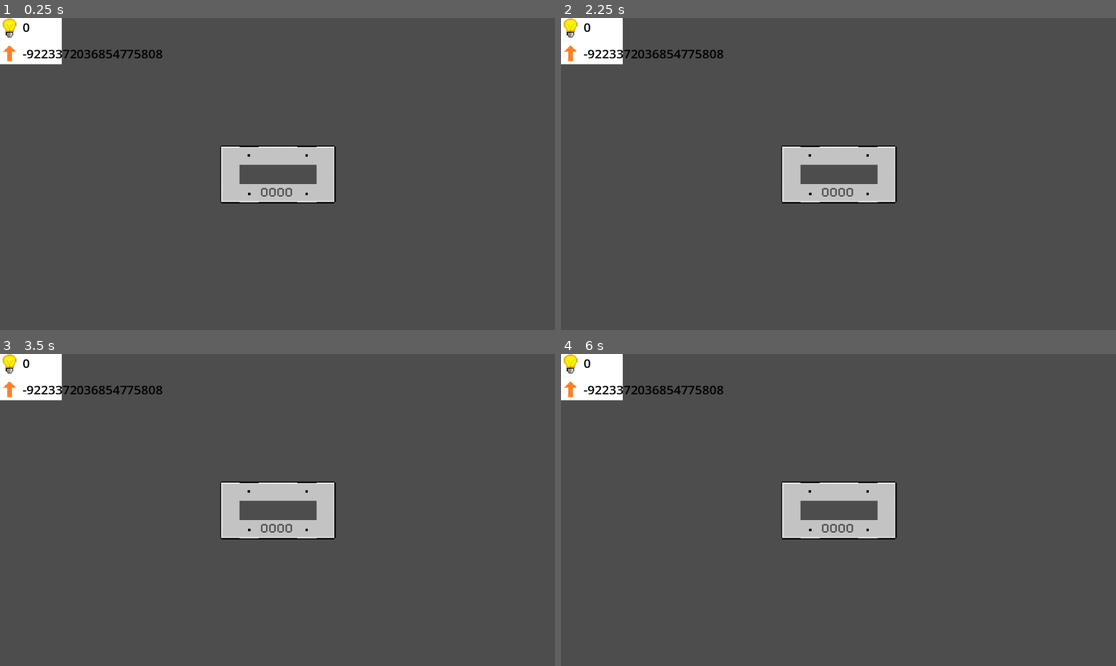
Above: before the commit, frames 1-4 (two rows, left to right).
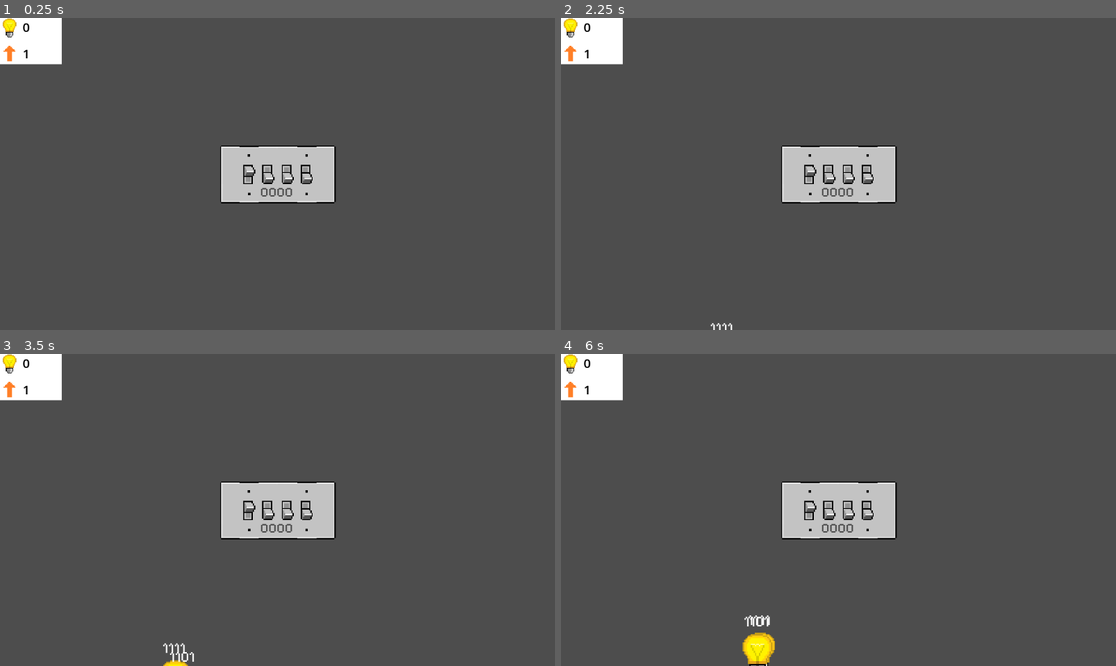
Above: after the commit, the same moments.

Repository: Xtrrae/switch-defense
Game: Godot game, scene res://scenes/game.tscn
The game is run twice, just before and just after one commit, with the same random seed, the same clock (stepped at 60 frames per second) and the same inputs.
Inputs:
- Up to frame 1 (0.25 s): no input
- Up to frame 2 (2.25 s): tap Enter at 0.5, 2 s; tap Space at 1.25 s
- Up to frame 3 (3.5 s): no input
- Up to frame 4 (6 s): no input

The runs differ from the first frame. In frame 1, 1.1% of the frame differs, in the area x 4-58%, y 10-54%; in frame 2, 1.2%; in frame 3, 1.3%; in frame 4, 1.8%, in the area x 4-58%, y 10-100%.

Commit message:
resolved issues

Diff:
--- a/switch-defence/scenes/input.tscn
+++ b/switch-defence/scenes/input.tscn
@@ -60,6 +60,127 @@
 sources/0 = SubResource("TileSetAtlasSource_ovd13")
 sources/1 = SubResource("TileSetAtlasSource_2f4ux")
 
+[sub_resource type="AtlasTexture" id="AtlasTexture_8p10g"]
+atlas = ExtResource("3_8p10g")
+region = Rect2(112, 0, 16, 16)
+
+[sub_resource type="AtlasTexture" id="AtlasTexture_2f4ux"]
+atlas = ExtResource("3_8p10g")
+region = Rect2(32, 0, 16, 16)
+
+[sub_resource type="AtlasTexture" id="AtlasTexture_db1xo"]
+atlas = ExtResource("3_8p10g")
+region = Rect2(48, 0, 16, 16)
+
+[sub_resource type="AtlasTexture" id="AtlasTexture_dnxrp"]
+atlas = ExtResource("3_8p10g")
+region = Rect2(64, 0, 16, 16)
+
+[sub_resource type="AtlasTexture" id="AtlasTexture_202w0"]
+atlas = ExtResource("3_8p10g")
+region = Rect2(80, 0, 16, 16)
+
+[sub_resource type="AtlasTexture" id="AtlasTexture_01jcy"]
+atlas = ExtResource("3_8p10g")
+region = Rect2(96, 0, 16, 16)
+
+[sub_resource type="AtlasTexture" id="AtlasTexture_e8l08"]
+atlas = ExtResource("3_8p10g")
+region = Rect2(112, 0, 16, 16)
+
+[sub_resource type="AtlasTexture" id="AtlasTexture_85lhe"]
+atlas = ExtResource("3_8p10g")
+region = Rect2(112, 0, 16, 16)
+
+[sub_resource type="AtlasTexture" id="AtlasTexture_d67dx"]
+atlas = ExtResource("3_8p10g")
+region = Rect2(96, 0, 16, 16)
+
+[sub_resource type="AtlasTexture" id="AtlasTexture_cox3s"]
+atlas = ExtResource("3_8p10g")
+region = Rect2(80, 0, 16, 16)
+
+[sub_resource type="AtlasTexture" id="AtlasTexture_1x111"]
+atlas = ExtResource("3_8p10g")
+region = Rect2(64, 0, 16, 16)
+
+[sub_resource type="AtlasTexture" id="AtlasTexture_sxn6p"]
+atlas = ExtResource("3_8p10g")
+region = Rect2(48, 0, 16, 16)
+
+[sub_resource type="AtlasTexture" id="AtlasTexture_m13mw"]
+atlas = ExtResource("3_8p10g")
+region = Rect2(32, 0, 16, 16)
+
+[sub_resource type="AtlasTexture" id="AtlasTexture_im1m0"]
+atlas = ExtResource("3_8p10g")
+region = Rect2(32, 0, 16, 16)
+
+[sub_resource type="SpriteFrames" id="SpriteFrames_im1m0"]
+animations = [{
+"frames": [{
+"duration": 1.0,
+"texture": SubResource("AtlasTexture_8p10g")
+}],
+"loop": true,
+"name": &"down",
+"speed": 5.0
+}, {
+"frames": [{
+"duration": 1.0,
+"texture": SubResource("AtlasTexture_2f4ux")
+}, {
+"duration": 1.0,
+"texture": SubResource("AtlasTexture_db1xo")
+}, {
+"duration": 1.0,
+"texture": SubResource("AtlasTexture_dnxrp")
+}, {
+"duration": 1.0,
+"texture": SubResource("AtlasTexture_202w0")
+}, {
+"duration": 1.0,
+"texture": SubResource("AtlasTexture_01jcy")
+}, {
+"duration": 1.0,
+"texture": SubResource("AtlasTexture_e8l08")
+}],
+"loop": false,
+"name": &"move_down",
+"speed": 20.0
+}, {
+"frames": [{
+"duration": 1.0,
+"texture": SubResource("AtlasTexture_85lhe")
+}, {
+"duration": 1.0,
+"texture": SubResource("AtlasTexture_d67dx")
+}, {
+"duration": 1.0,
+"texture": SubResource("AtlasTexture_cox3s")
+}, {
+"duration": 1.0,
+"texture": SubResource("AtlasTexture_1x111")
+}, {
+"duration": 1.0,
+"texture": SubResource("AtlasTexture_sxn6p")
+}, {
+"duration": 1.0,
+"texture": SubResource("AtlasTexture_m13mw")
+}],
+"loop": false,
+"name": &"move_up",
+"speed": 20.0
+}, {
+"frames": [{
+"duration": 1.0,
+"texture": SubResource("AtlasTexture_im1m0")
+}],
+"loop": true,
+"name": &"up",
+"speed": 5.0
+}]
+
 [node name="Input" type="StaticBody2D" unique_id=714907249]
 script = ExtResource("1_jt1lk")
 
@@ -92,4 +213,28 @@
 theme_override_font_sizes/font_size = 29
 text = "0000"
 
+[node name="Switch1" type="AnimatedSprite2D" parent="." unique_id=530033195]
+position = Vector2(-59.000004, 0.99999905)
+scale = Vector2(2.5, 2.5)
+sprite_frames = SubResource("SpriteFrames_im1m0")
+animation = &"move_down"
+
+[node name="Switch2" type="AnimatedSprite2D" parent="." unique_id=1408404227]
+position = Vector2(-19.000015, 0.999984)
+scale = Vector2(2.5, 2.5)
+sprite_frames = SubResource("SpriteFrames_im1m0")
+animation = &"move_up"
+
+[node name="Switch3" type="AnimatedSprite2D" parent="." unique_id=1489404594]
+position = Vector2(20.999987, 0.9999695)
+scale = Vector2(2.5, 2.5)
+sprite_frames = SubResource("SpriteFrames_im1m0")
+animation = &"move_up"
+
+[node name="Switch4" type="AnimatedSprite2D" parent="." unique_id=340136704]
+position = Vector2(60.999992, 1)
+scale = Vector2(2.5, 2.5)
+sprite_frames = SubResource("SpriteFrames_im1m0")
+animation = &"move_up"
+
 [connection signal="body_entered" from="Area2D" to="." method="_on_area_2d_body_entered"]
--- a/switch-defence/scenes/points.gd
+++ b/switch-defence/scenes/points.gd
@@ -5,11 +5,12 @@
 
 # Called when the node enters the scene tree for the first time.
 func _ready() -> void:
+	pass
 	# 1.9x^2 + 12 = points
 	# (point - 12)/1.9 = x^2
-	level = sqrt((points - 12)/1.9)
-	$PointsLabel.text = "%.0d" % points
-	$LevelLabel.text = "%d" % level
+	#level = sqrt((points - 12)/1.9)
+	#$PointsLabel.text = "%.0d" % points
+	#$LevelLabel.text = "%d" % level
 
 
 # Called every frame. 'delta' is the elapsed time since the previous frame.
--- a/switch-defence/scripts/input.gd
+++ b/switch-defence/scripts/input.gd
@@ -1,10 +1,10 @@
 extends StaticBody2D
 
 @onready var switches: TileMapLayer = $Switches
-@onready var switch_1: AnimatedSprite2D = $switch1
-@onready var switch_2: AnimatedSprite2D = $switch2
-@onready var switch_3: AnimatedSprite2D = $switch3
-@onready var switch_4: AnimatedSprite2D = $switch4
+@onready var switch_1: AnimatedSprite2D = $Switch1
+@onready var switch_2: AnimatedSprite2D = $Switch2
+@onready var switch_3: AnimatedSprite2D = $Switch3
+@onready var switch_4: AnimatedSprite2D = $Switch4
 
 signal combination_changed(current_combination)
 
@@ -45,31 +45,31 @@
 		combi_change_pos(3, false)
 
 	if current_combination[0] and animate[0]:
-		switch_1.play("move_down")
+		switch_1.play("move_up")
 		animate[0] = false
 	elif !current_combination[0] and animate[0]:
-		switch_1.play("move_up")
+		switch_1.play("move_down")
 		animate[0] = false
 
 	if current_combination[1] and animate[1]:
-		switch_2.play("move_down")
+		switch_2.play("move_up")
 		animate[1] = false
 	elif !current_combination[1] and animate[1]:
-		switch_2.play("move_up")
+		switch_2.play("move_down")
 		animate[1] = false
 
 	if current_combination[2] and animate[2]:
-		switch_3.play("move_down")
+		switch_3.play("move_up")
 		animate[2] = false
 	elif !current_combination[2] and animate[2]:
-		switch_3.play("move_up")
+		switch_3.play("move_down")
 		animate[2] = false
 
 	if current_combination[3] and animate[3]:
-		switch_4.play("move_down")
+		switch_4.play("move_up")
 		animate[3] = false
 	elif !current_combination[3] and animate[3]:
-		switch_4.play("move_up")
+		switch_4.play("move_down")
 		animate[3] = false
 
 func combi_change_pos(index: int, new_state: bool) -> void:
--- a/switch-defence/scripts/monster.gd
+++ b/switch-defence/scripts/monster.gd
@@ -11,7 +11,6 @@
 var in_rebound = false;
 
 @onready var navigation_agent: NavigationAgent2D = $NavigationAgent2D
-
 # Called when the node enters the scene tree for the first time.
 func _ready() -> void:
 	# choose a random combination and update the label
